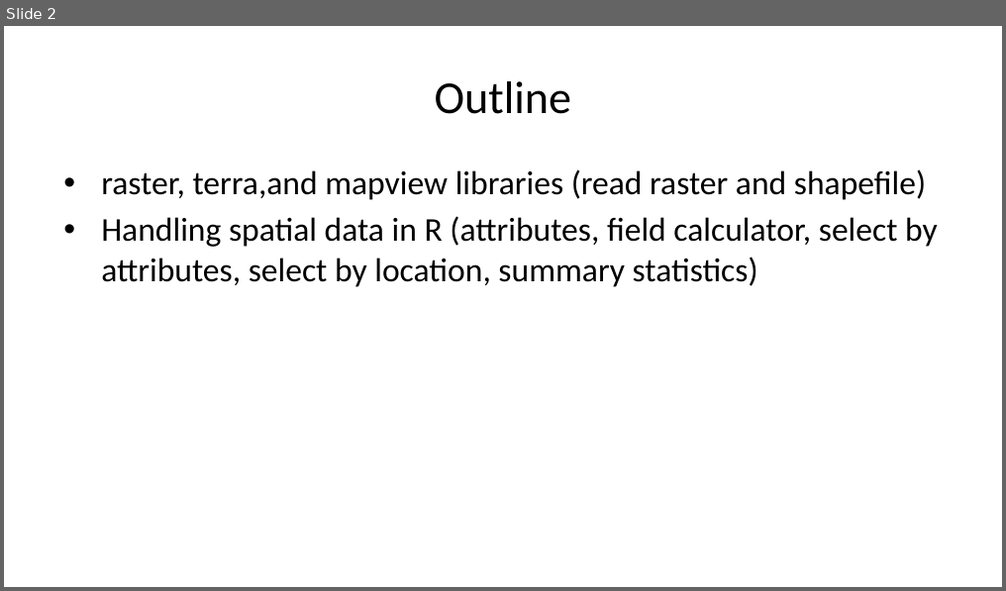
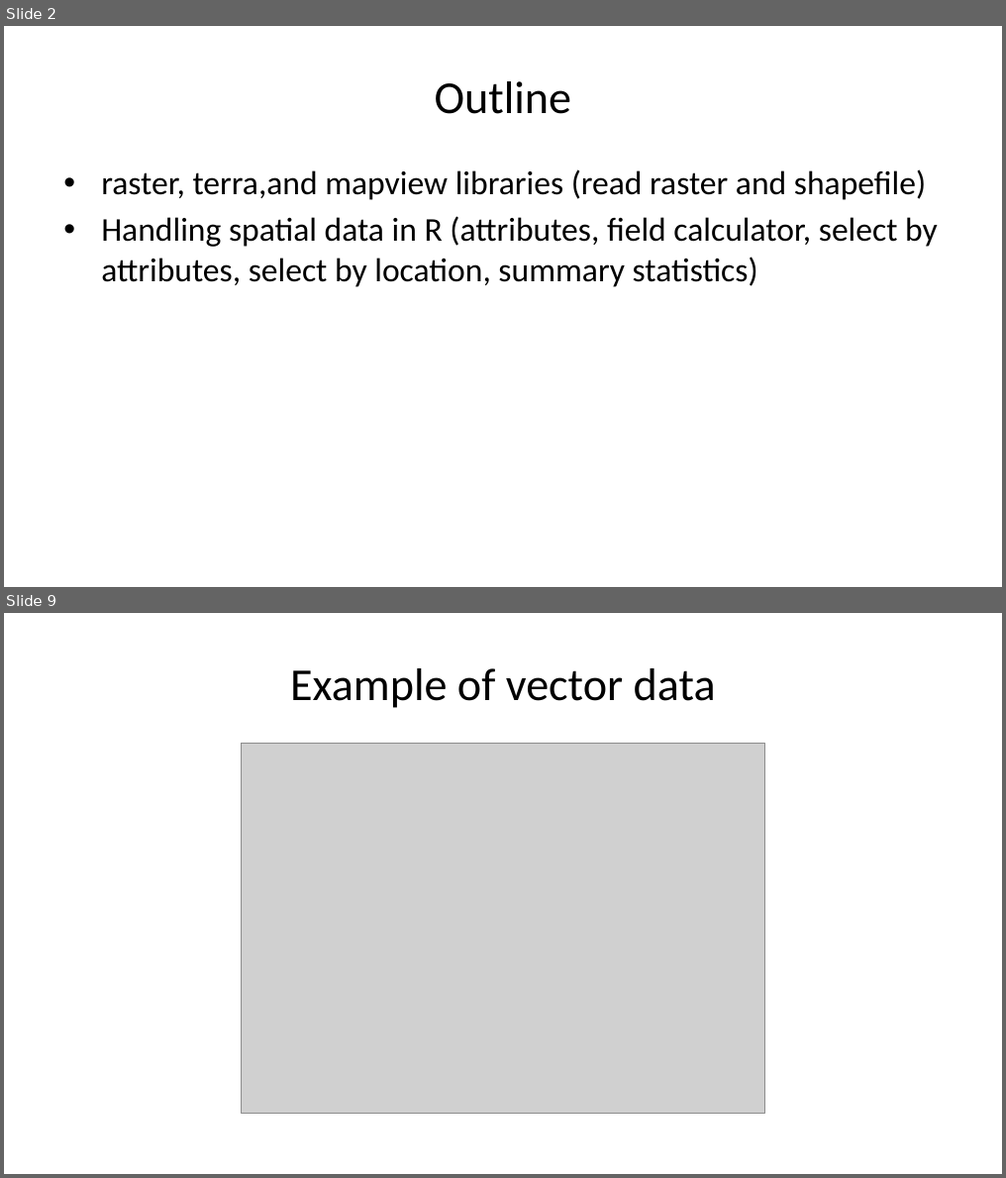
Before and after one commit to yangshao2/Geog4254-5254G, a slide deck: week2/week2.pptx. Shown one above the other, each under a label of ours: slide 2 before the commit, slides 2 and 9 after it; the slides between them are not shown. The pictures are 1006x591 and 1006x1178 pixels, drawn with LibreOffice and Linux fonts; fonts in the diff are those of the drawing; grey boxes stand for pictures. Boxes give left, top, right and bottom in pixels: in the first picture for what was removed or moved away, otherwise in the second. Text is boxed around its words. In the diff, an @@ line names an element or a change of style, - is before the commit and + after.

```diff
--- a/week2/week2.pptx
+++ b/week2/week2.pptx
@@ slide 9 added at [4, 613, 1002, 1174], background #FFFFFF @@
@@ title added at [290, 668, 716, 708], 33 pt, text #000000 @@
+Example of vector data
@@ picture added at [242, 744, 765, 1114] @@
```
Also in this commit, not shown: 22 other slides added, 35 other files.
